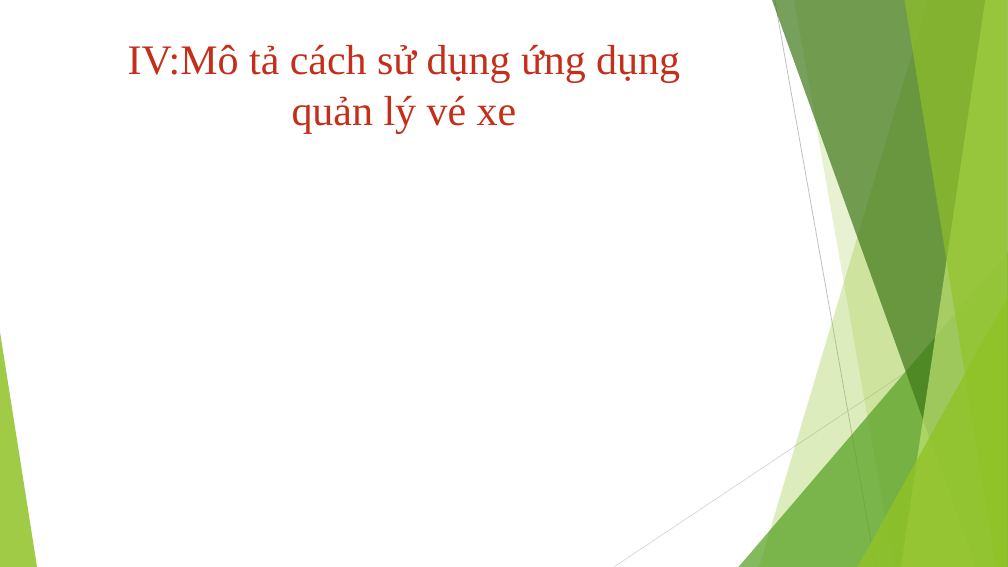
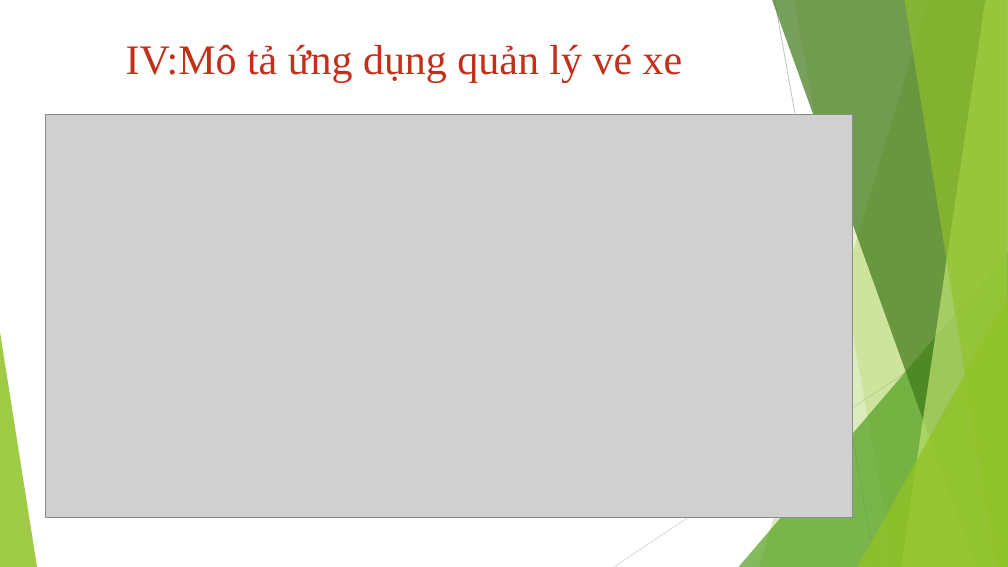
Before and after one commit to DinhNguyen2011/CNPM, a slide deck: slide 7 of Đồ án CNPM.pptx. Drawn at 1008x567 pixels with LibreOffice and Linux fonts; fonts in the diff are those of the drawing; grey boxes stand for pictures. Boxes give left, top, right and bottom in pixels: in the first picture for what was removed or moved away, otherwise in the second. Text is boxed around its words. In the diff, an @@ line names an element or a change of style, - is before the commit and + after.

```diff
--- a/Đồ án CNPM.pptx
+++ b/Đồ án CNPM.pptx
@@ text at [126, 44, 683, 83]: text changed @@
-IV:Mô tả cách sử dụng ứng dụng quản lý vé xe
+IV:Mô tả ứng dụng quản lý vé xe
@@ picture added at [45, 114, 853, 517] @@
```
Also in this commit, not shown: 3 other slides changed, 12 slides added, 1 other file.
